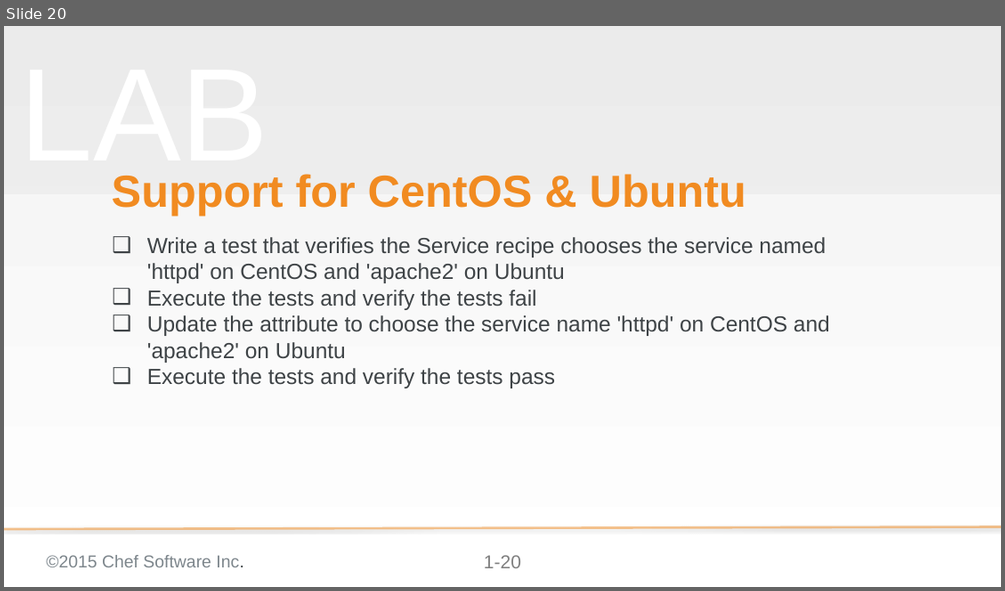
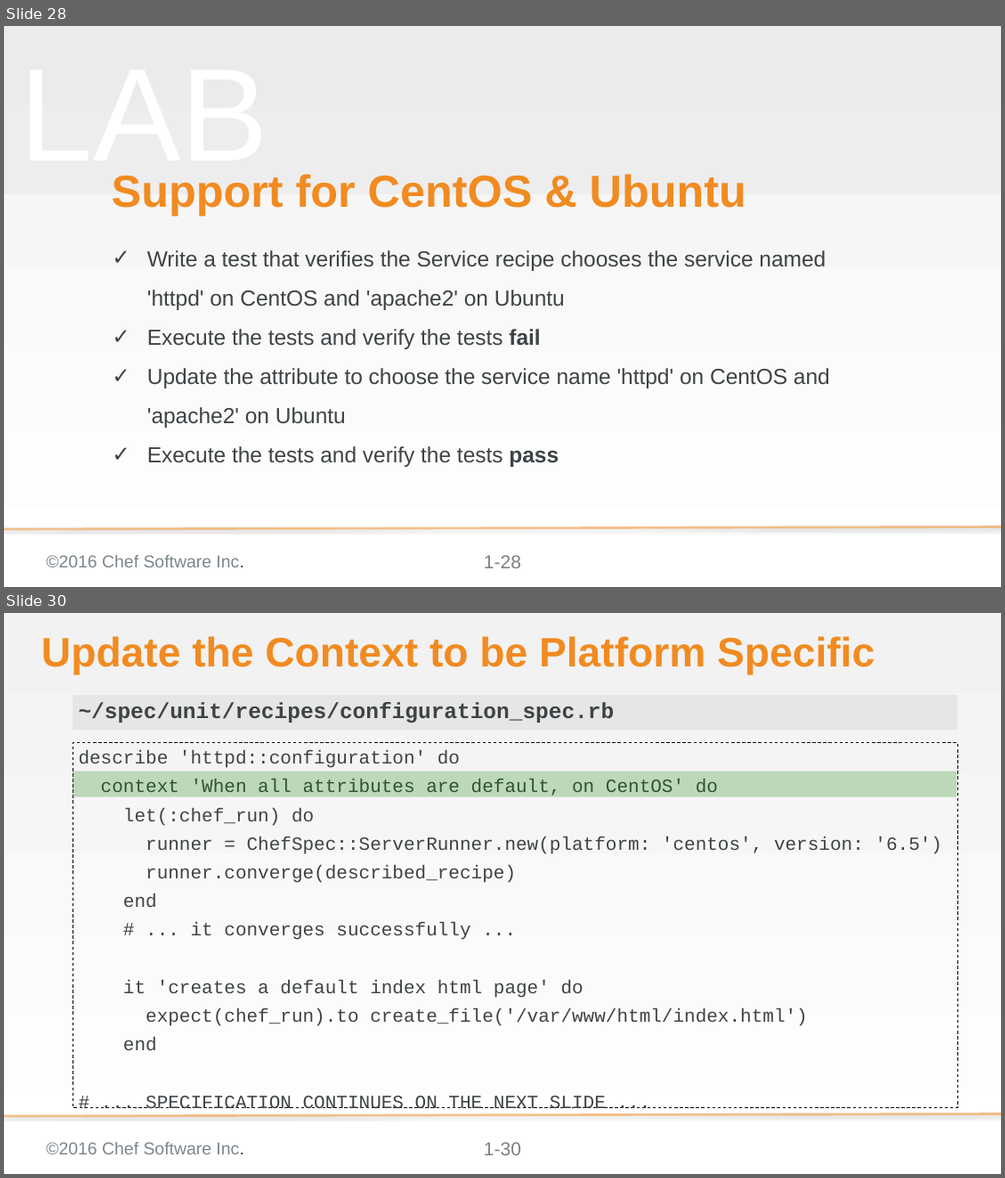
Before and after one commit to chef-training/test_driven_cookbook_development, a slide deck: 08-refactoring_for_multiple_platforms.pptx. Shown one above the other, each under a label of ours: slide 20 before the commit, slides 28 and 30 after it; the slides between them are not shown. The pictures are 1005x591 and 1005x1178 pixels, drawn with LibreOffice and Linux fonts; fonts in the diff are those of the drawing; background and template pictures are left out. Boxes give left, top, right and bottom in pixels: in the first picture for what was removed or moved away, otherwise in the second. Text is boxed around its words. In the diff, an @@ line names an element or a change of style, - is before the commit and + after.

Commit message:
Update 08 Refactoring Multiple Platforms is now conceptual slide
Way more yak than ever before. This yak has a spiritual side.
Includes the acknowledgement and lab associated with the configuration recipe. This creates a good conversation as the learner will refactor and then undo the change and talk about it.
Made the first experience with pry a group activity

```diff
--- a/08-refactoring_for_multiple_platforms.pptx
+++ b/08-refactoring_for_multiple_platforms.pptx
@@ slide 30 added at bbox=[4, 613, 1001, 1174], background gradient #F2F2F2 to #FFFFFF; not listed: 3 template elements that a slide beside it also shows @@
@@ title added at bbox=[41, 636, 874, 675], 52.8 pt, text #F18B21, bold @@
+Update the Context to be Platform Specific
@@ text added at bbox=[73, 695, 957, 730], fill #D9D9D9 at 50% opacity, 28 pt, text #3E4346, bold @@
+~/spec/unit/recipes/configuration_spec.rb
@@ text added at bbox=[73, 743, 957, 1108], outline #000000 1 pt dashed, 24 pt, text #3E4346 @@
+describe 'httpd::configuration' do
+context 'When all attributes are default, on CentOS' do
+let(:chef_run) do
+runner = ChefSpec::ServerRunner.new(platform: 'centos', version: '6.5')
+runner.converge(described_recipe)
+end
+# ... it converges successfully ...
+it 'creates a default index html page' do
+expect(chef_run).to create_file('/var/www/html/index.html')
+end
+# ... SPECIFICATION CONTINUES ON THE NEXT SLIDE ...
@@ rectangle added at bbox=[73, 771, 956, 797], fill #108001 at 25% opacity @@
@@ what was slide 20 is now slide 28 @@
@@ slide 28 changed as well @@
@@ subtitle "Write a test that verifies ..." at bbox=[147, 250, 830, 467]: bold on in "fail", "pass"; bullet ❑ to ✓; line spacing 1 to 1.5 @@
@@ text at bbox=[46, 555, 243, 567]: text changed @@
-©2015 Chef Software Inc.
+©2016 Chef Software Inc.
@@ page number at bbox=[484, 555, 521, 568]: text changed @@
-1-20
+1-28
```
Also in this commit, not shown: 33 other slides changed, 12 other slides added.
